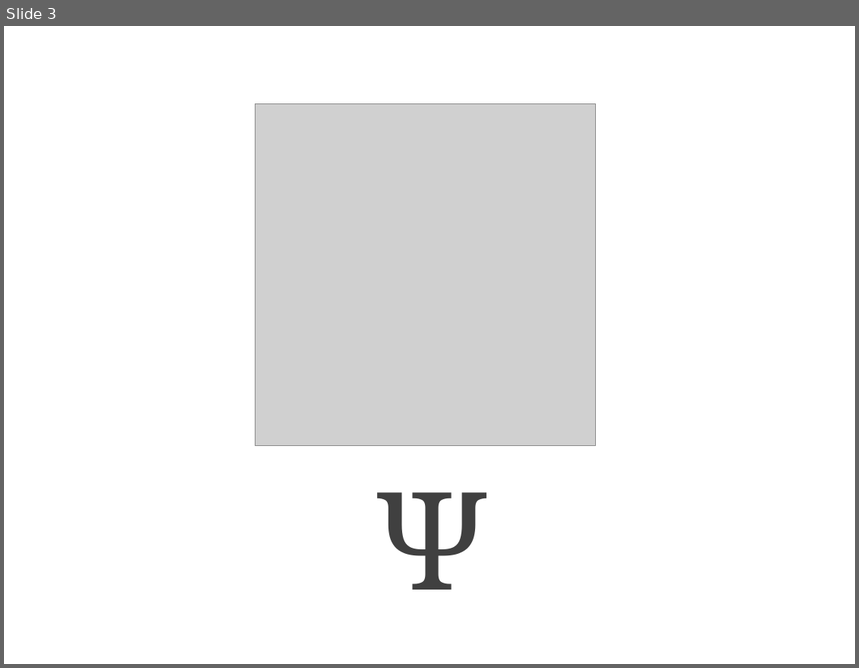
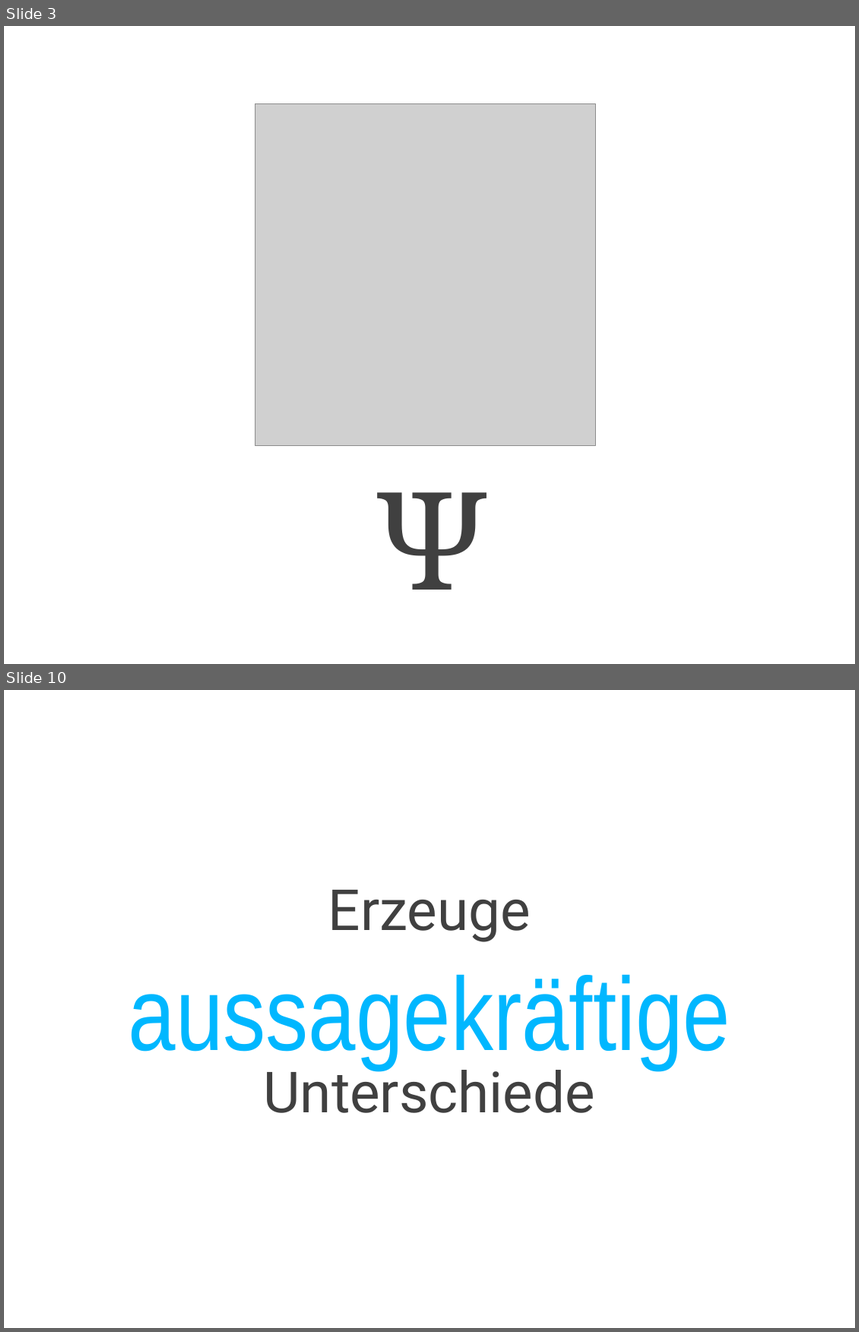
Before and after one commit to cessor/empathiccode, a slide deck: WeaselWords-DotnetDevCon.pptx. Shown one above the other, each under a label of ours: slide 3 before the commit, slides 3 and 10 after it; the slides between them are not shown. The pictures are 859x668 and 859x1332 pixels, drawn with LibreOffice and Linux fonts; fonts in the diff are those of the drawing; grey boxes stand for pictures. Boxes give left, top, right and bottom in pixels: in the first picture for what was removed or moved away, otherwise in the second. Text is boxed around its words. In the diff, an @@ line names an element or a change of style, - is before the commit and + after.

```diff
--- a/WeaselWords-DotnetDevCon.pptx
+++ b/WeaselWords-DotnetDevCon.pptx
@@ slide 10 added at <box>4,690,855,1328</box>, background #FFFFFF @@
@@ text added at <box>329,890,531,942</box>, 48 pt, text #404040 @@
+Erzeuge
@@ title added at <box>129,974,731,1069</box>, 88 pt, text #00B7FF @@
+aussagekräftige
@@ text added at <box>263,1060,595,1113</box>, 48 pt, text #404040 @@
+Unterschiede
```
Also in this commit, not shown: 1 slide changed, 50 other slides added, 68 slides removed, 1 other file.
